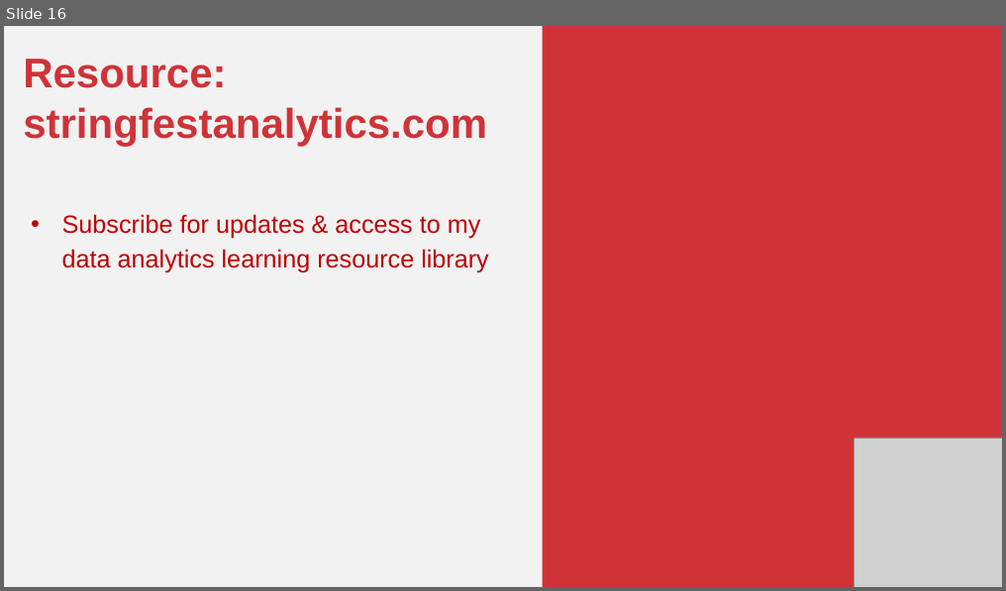
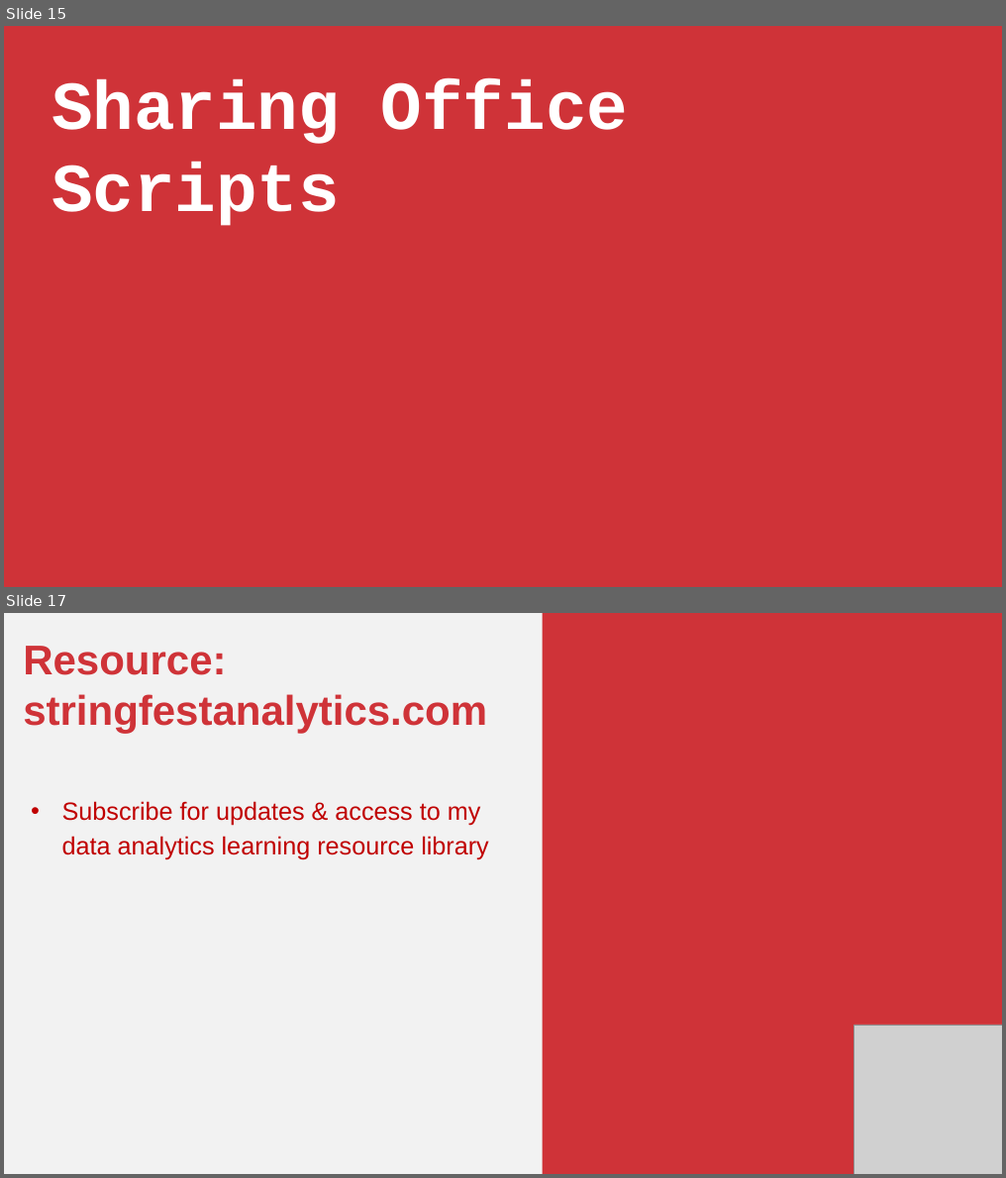
Before and after one commit to stringfestdata/first-steps-office-scripts, a slide deck: first-steps-office-scripts.pptx. Shown one above the other, each under a label of ours: slide 16 before the commit, slides 15 and 17 after it; the slides between them are not shown. The pictures are 1006x591 and 1006x1178 pixels, drawn with LibreOffice and Linux fonts; fonts in the diff are those of the drawing; grey boxes stand for pictures. Boxes give left, top, right and bottom in pixels: in the first picture for what was removed or moved away, otherwise in the second. Text is boxed around its words. In the diff, an @@ line names an element or a change of style, - is before the commit and + after.

```diff
--- a/first-steps-office-scripts.pptx
+++ b/first-steps-office-scripts.pptx
@@ slide 15 added at (x1=4, y1=26, x2=1002, y2=587), background #F2F2F2 @@
@@ rectangle added at (x1=4, y1=26, x2=1002, y2=587), fill #CF3338 @@
@@ text added at (x1=52, y1=79, x2=629, y2=226), 99 pt, text #FFFFFF, bold @@
+Sharing Office Scripts
@@ what was slide 16 is now slide 17 @@
```
Also in this commit, not shown: 2 slides changed, 10 other slides added, 10 slides removed, 3 other files.
